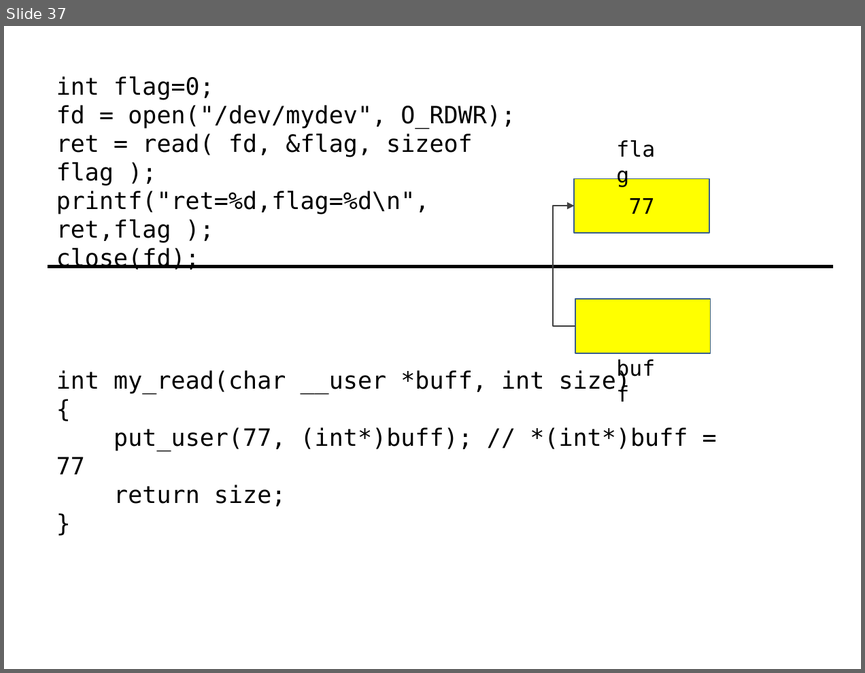
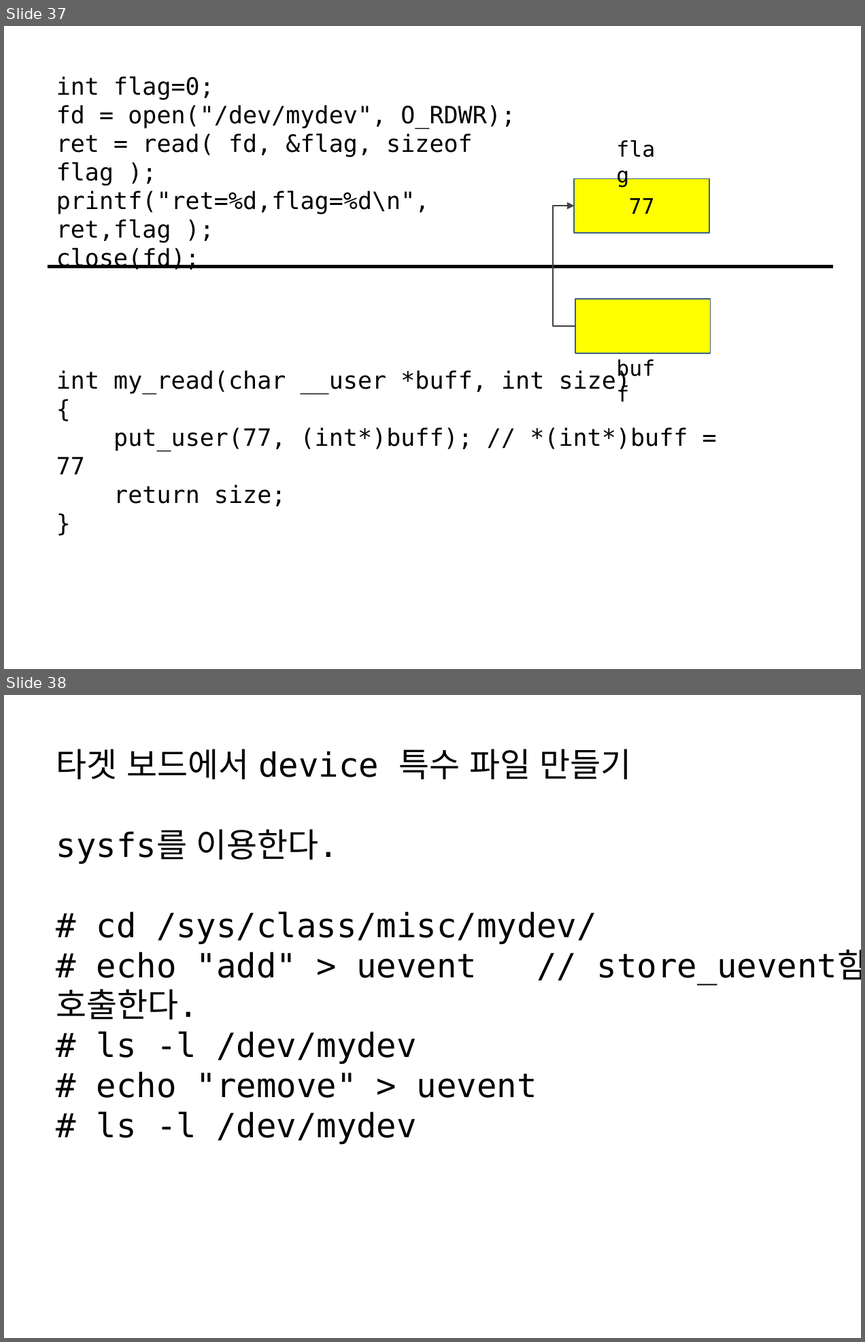
Before and after one commit to imguru-mooc/android-kernel, a slide deck: 03_day.pptx. Shown one above the other, each under a label of ours: slide 37 before the commit, slides 37 and 38 after it. The pictures are 865x673 and 865x1342 pixels, drawn with LibreOffice and Linux fonts; fonts in the diff are those of the drawing. Boxes give left, top, right and bottom in pixels: in the first picture for what was removed or moved away, otherwise in the second. Text is boxed around its words. In the diff, an @@ line names an element or a change of style, - is before the commit and + after.

```diff
--- a/03_day.pptx
+++ b/03_day.pptx
@@ slide 38 added at (4,695,861,1338), background #FFFFFF @@
@@ text added at (56,749,861,1144), 28 pt, text #000000 @@
+타겟 보드에서 device 특수 파일 만들기
+sysfs를 이용한다.
+# cd /sys/class/misc/mydev/
+# echo "add" > uevent // store_uevent함수를 호출한다.
+# ls -l /dev/mydev
+# echo "remove" > uevent
+# ls -l /dev/mydev
```
Also in this commit, not shown: 4 other slides added.
